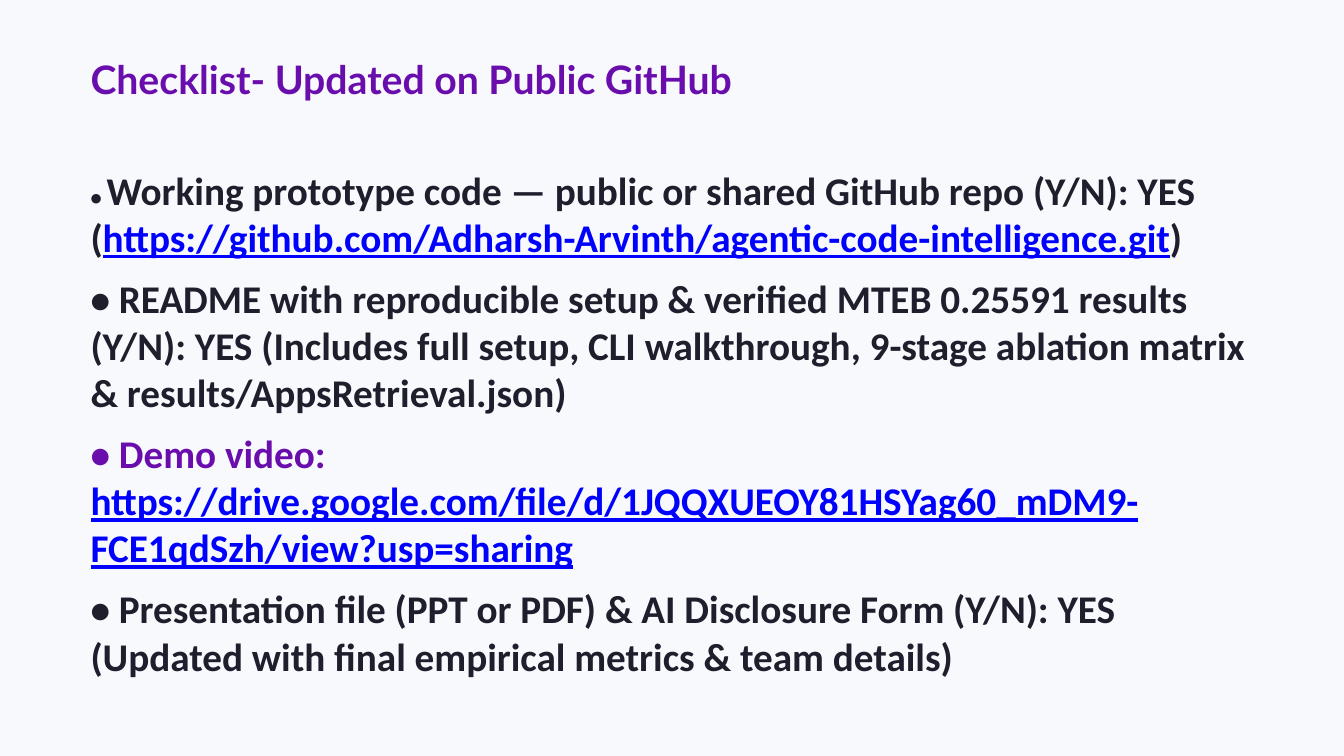
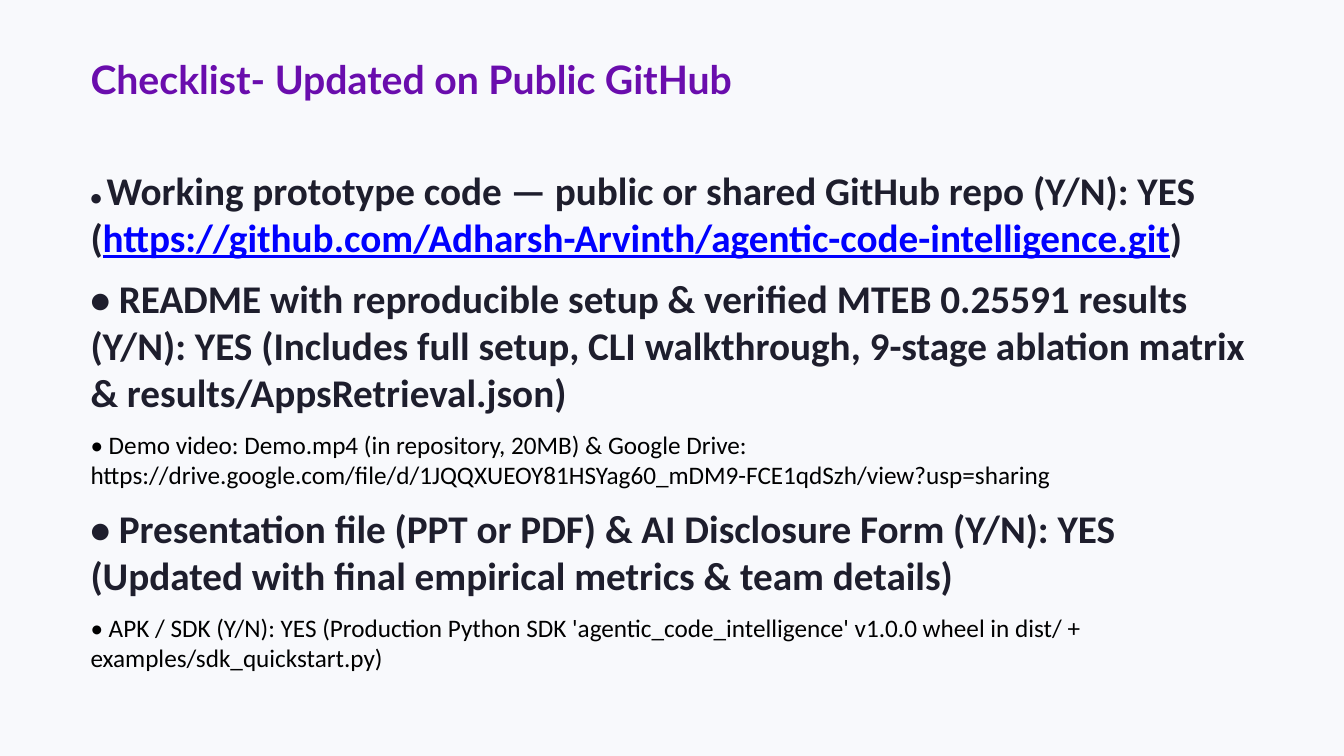
Before and after one commit to Adharsh-Arvinth/agentic-code-intelligence, a slide deck: slide 17 of Samsung_PRISM_Generative_AI_Hackathon_Presentation_Updated.pptx. Drawn at 1344x756 pixels with LibreOffice and Linux fonts; fonts in the diff are those of the drawing. Boxes give left, top, right and bottom in pixels: in the first picture for what was removed or moved away, otherwise in the second. Text is boxed around its words. In the diff, an @@ line names an element or a change of style, - is before the commit and + after.

Commit message:
Update presentation PPTX with Python SDK details and 50/50 test counts

```diff
--- a/Samsung_PRISM_Generative_AI_Hackathon_Presentation_Updated.pptx
+++ b/Samsung_PRISM_Generative_AI_Hackathon_Presentation_Updated.pptx
@@ text at box(91, 436, 1050, 489): text changed; size 28 to 18 pt; text colour #0000FF to #000000; bold off @@
-• Demo video: https://drive.google.com/file/d/1JQQXUEOY81HSYag60_mDM9-FCE1qdSzh/view?usp=sharing
+• Demo video: Demo.mp4 (in repository, 20MB) & Google Drive: https://drive.google.com/file/d/1JQQXUEOY81HSYag60_mDM9-FCE1qdSzh/view?usp=sharing
@@ text at box(91, 618, 1062, 671): paragraph added @@
+• APK / SDK (Y/N): YES (Production Python SDK 'agentic_code_intelligence' v1.0.0 wheel in dist/ + examples/sdk_quickstart.py)
```
Also in this commit, not shown: 3 other slides changed, 1 other file.
